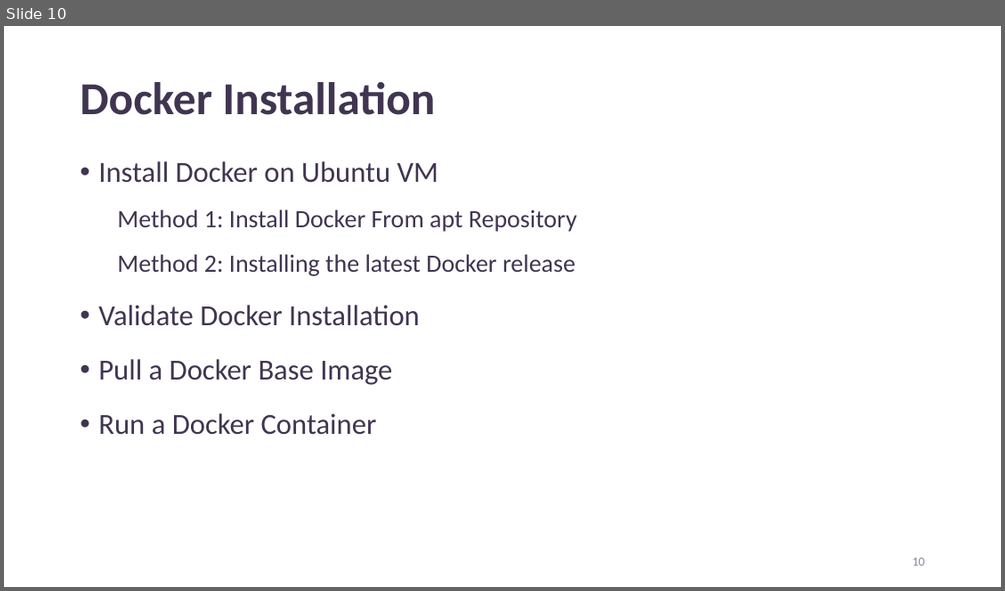
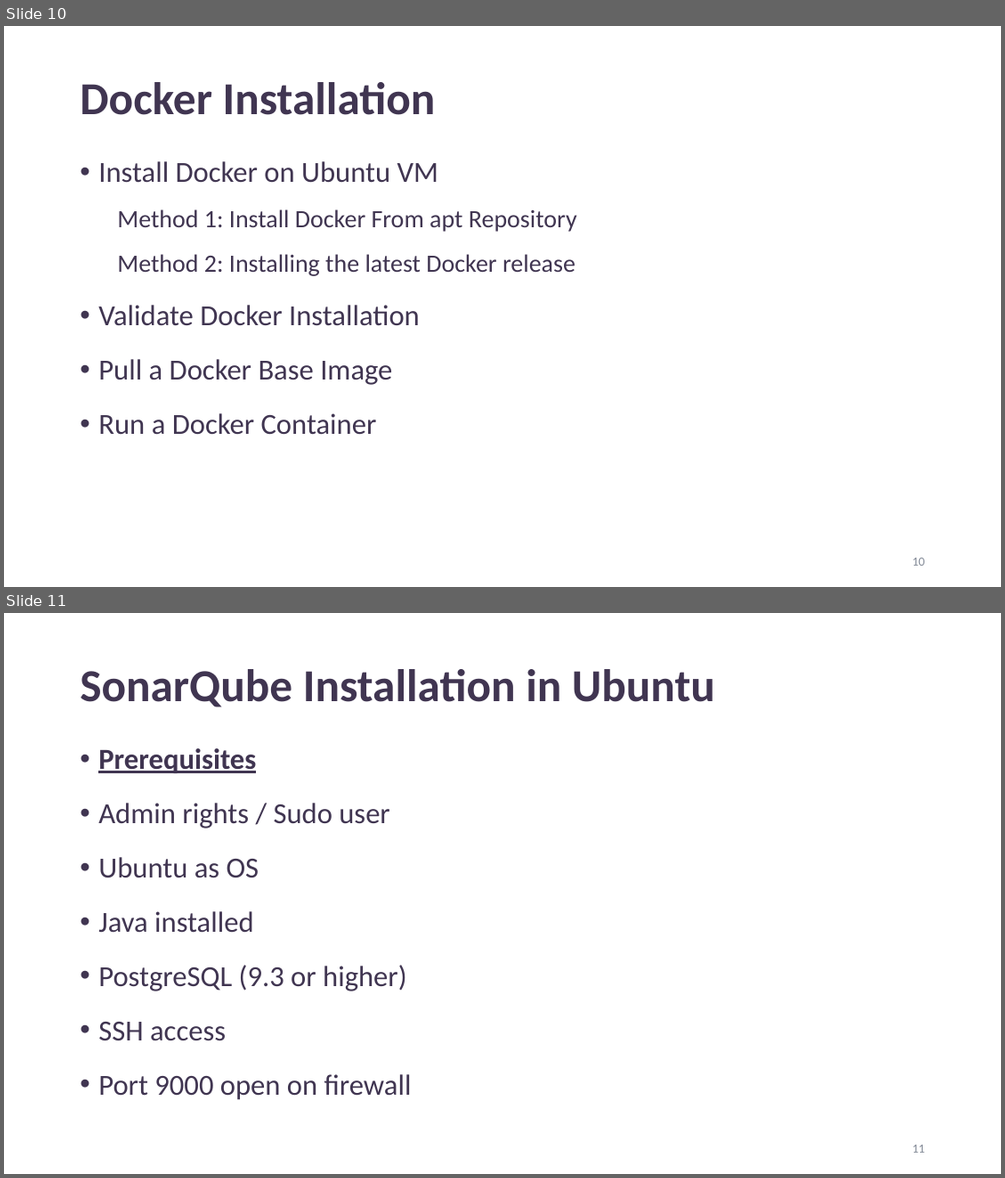
Before and after one commit to logicopslab/DevSecOps_Project, a slide deck: DevSecOps V1.1.pptx. Shown one above the other, each under a label of ours: slide 10 before the commit, slides 10 and 11 after it. The pictures are 1005x591 and 1005x1178 pixels, drawn with LibreOffice and Linux fonts; fonts in the diff are those of the drawing. Boxes give left, top, right and bottom in pixels: in the first picture for what was removed or moved away, otherwise in the second. Text is boxed around its words. In the diff, an @@ line names an element or a change of style, - is before the commit and + after.

```diff
--- a/DevSecOps V1.1.pptx
+++ b/DevSecOps V1.1.pptx
@@ slide 11 added at (x1=4, y1=613, x2=1001, y2=1174), background #FFFFFF @@
@@ title added at (x1=80, y1=669, x2=715, y2=707), 44 pt, text #403551, bold @@
+SonarQube Installation in Ubuntu
@@ text added at (x1=98, y1=748, x2=412, y2=1100), 28 pt, text #403551 @@
+• Prerequisites
+• Admin rights / Sudo user
+• Ubuntu as OS
+• Java installed
+• PostgreSQL (9.3 or higher)
+• SSH access
+• Port 9000 open on firewall
@@ page number added at (x1=912, y1=1144, x2=924, y2=1152), 12 pt, text #848B98 @@
+11
```
Also in this commit, not shown: 2 other files.
